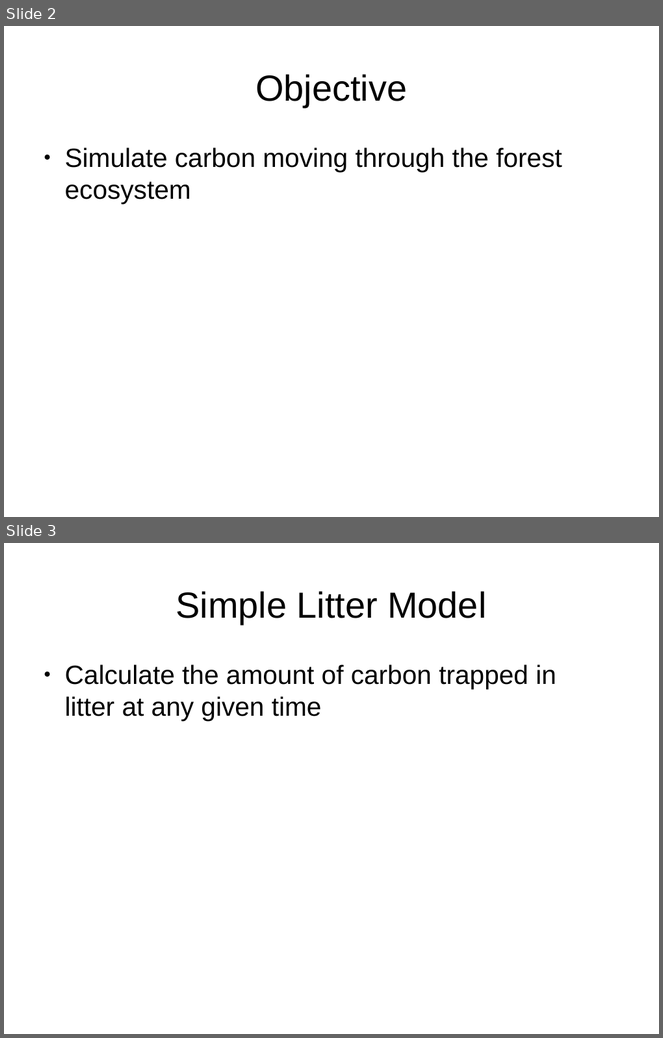
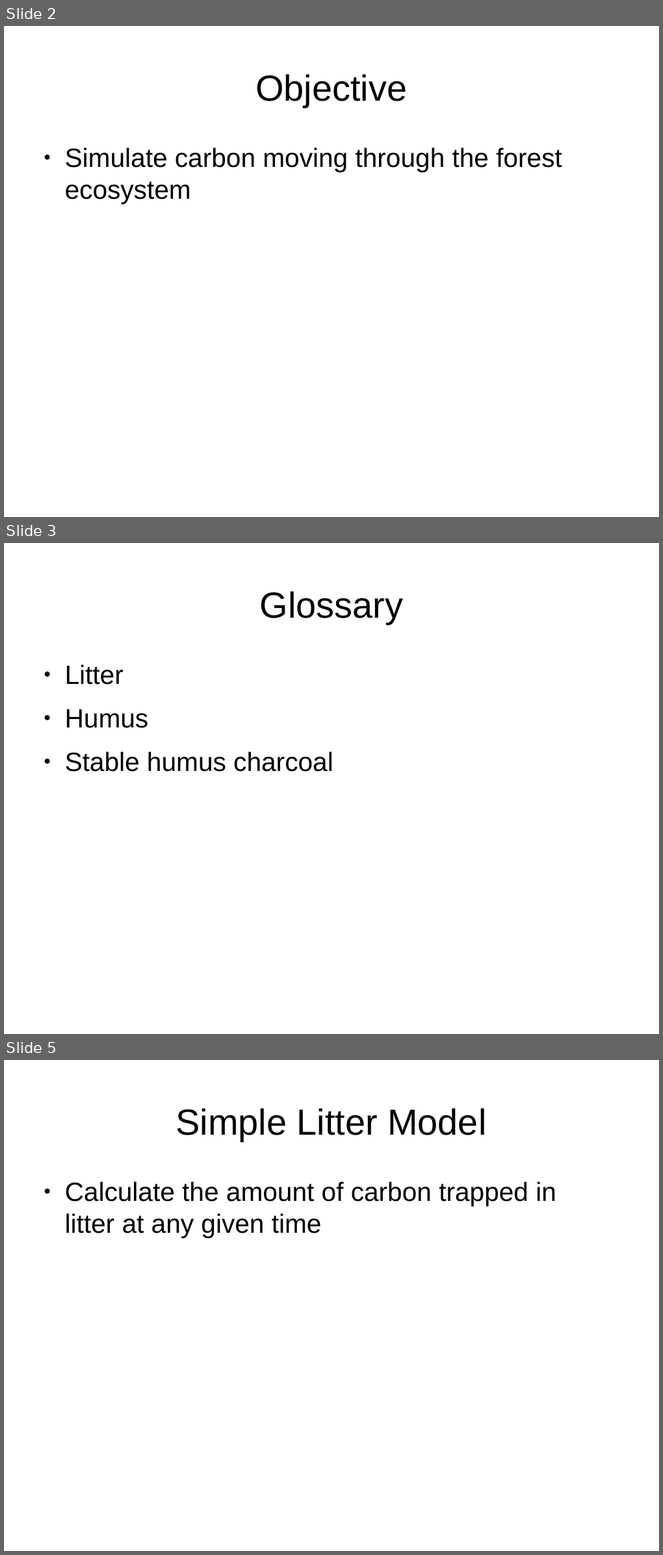
Before and after one commit to colefichter/math372_project_2, a slide deck: slides.odp. Shown one above the other, each under a label of ours: slides 2 and 3 before the commit, slides 2, 3 and 5 after it; the slides between them are not shown. The pictures are 663x1038 and 663x1555 pixels, drawn with LibreOffice and Linux fonts; fonts in the diff are those of the drawing. Boxes give left, top, right and bottom in pixels: in the first picture for what was removed or moved away, otherwise in the second. Text is boxed around its words. In the diff, an @@ line names an element or a change of style, - is before the commit and + after.

Commit message:
Added glossary

```diff
--- a/slides.odp
+++ b/slides.odp
@@ slide 3 added at (x1=4, y1=543, x2=659, y2=1034), background #FFFFFF @@
@@ title added at (x1=260, y1=591, x2=403, y2=624), 44 pt, text #000000 @@
+Glossary
@@ text added at (x1=65, y1=665, x2=334, y2=772), 32 pt, text #000000 @@
+● Litter
+● Humus
+● Stable humus charcoal
@@ what was slide 3 is now slide 5 @@
```
Also in this commit, not shown: 1 other slide added.
